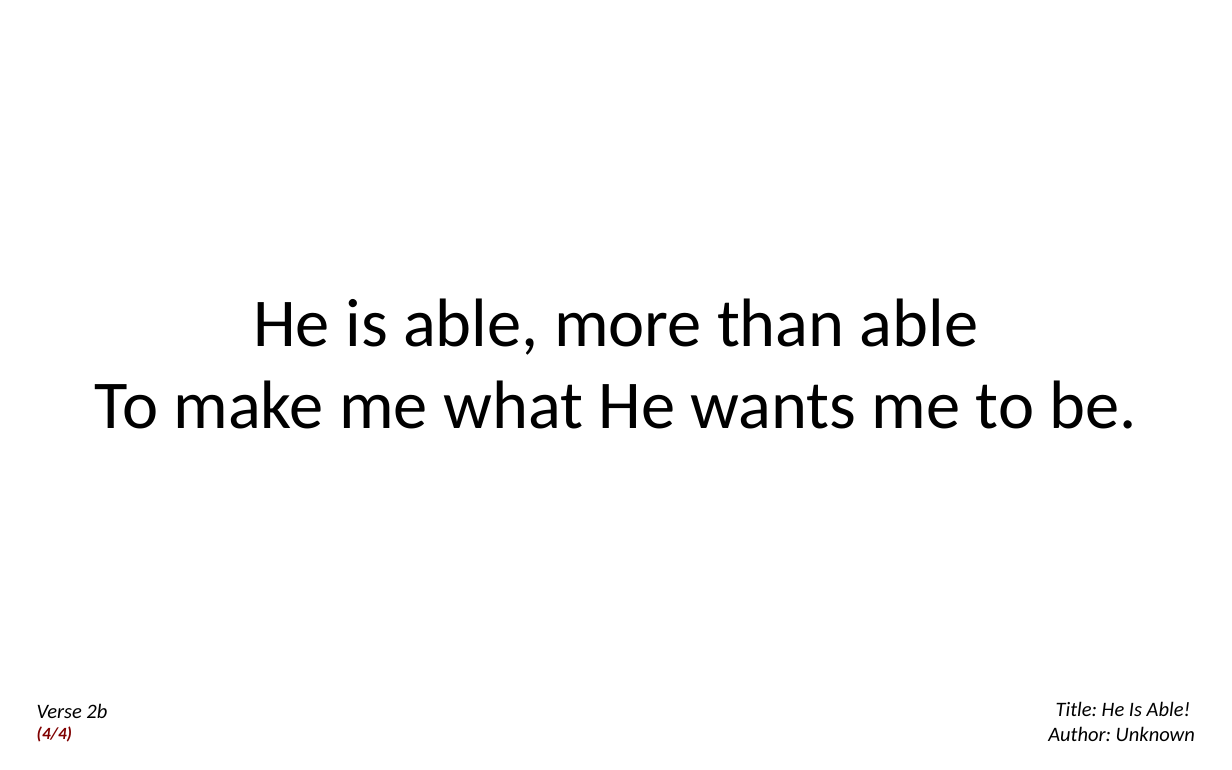
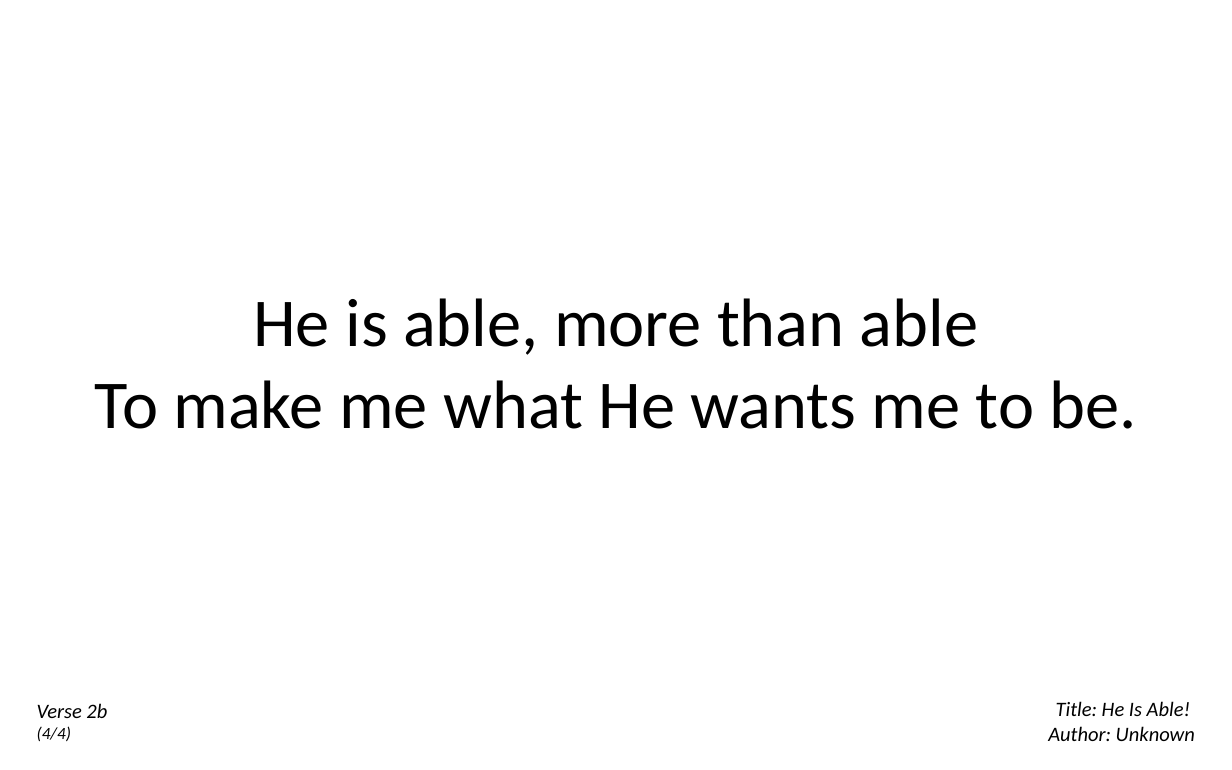
Before and after one commit to shina-m/openlp-2-pptx, a slide deck: slide 25 of Service 2021-10-10.pptx. Drawn at 1232x770 pixels with LibreOffice and Linux fonts; fonts in the diff are those of the drawing; background and template pictures are left out. Boxes give left, top, right and bottom in pixels: in the first picture for what was removed or moved away, otherwise in the second. Text is boxed around its words. In the diff, an @@ line names an element or a change of style, - is before the commit and + after.

```diff
--- a/Service 2021-10-10.pptx
+++ b/Service 2021-10-10.pptx
@@ text at [37,726,71,741]: text colour #800000 to #000000, bold off in "(4/4)" @@
```
Also in this commit, not shown: 12 other slides changed, 4 other files.
